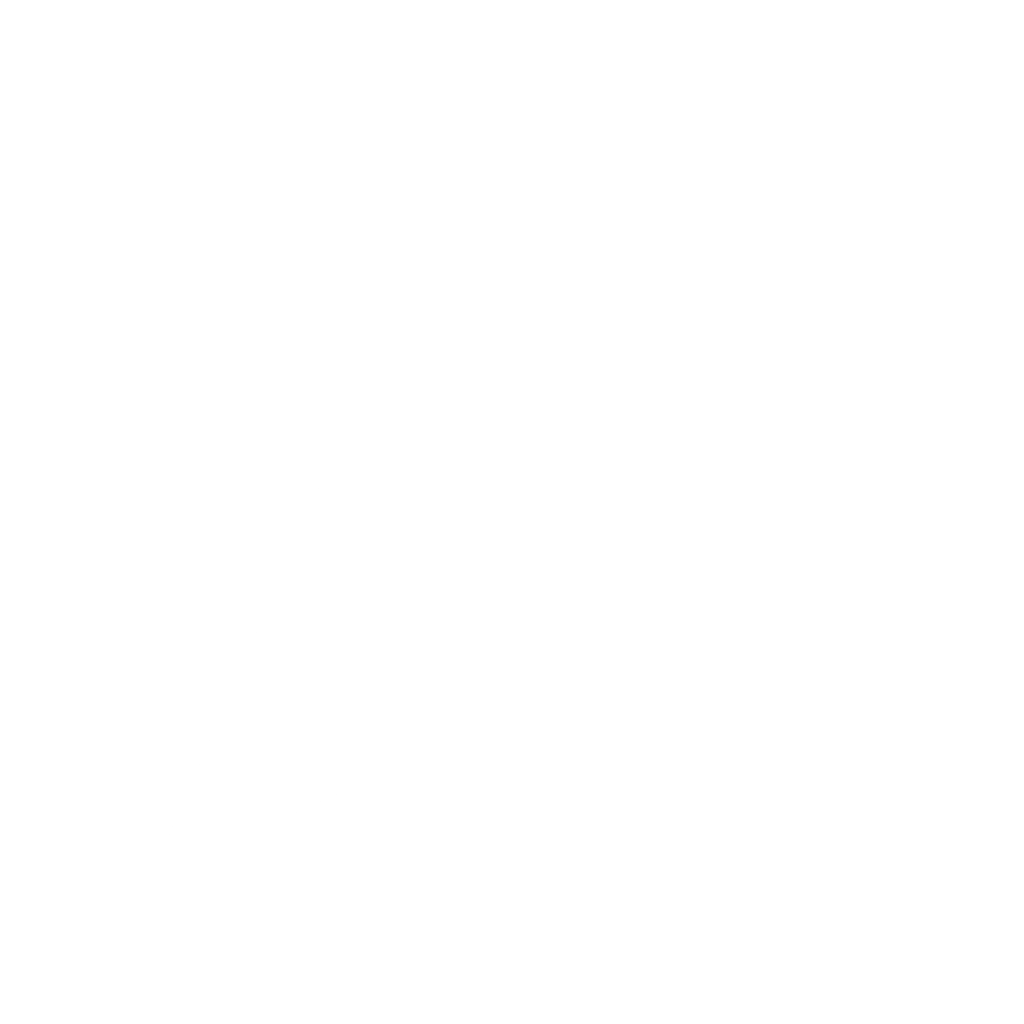
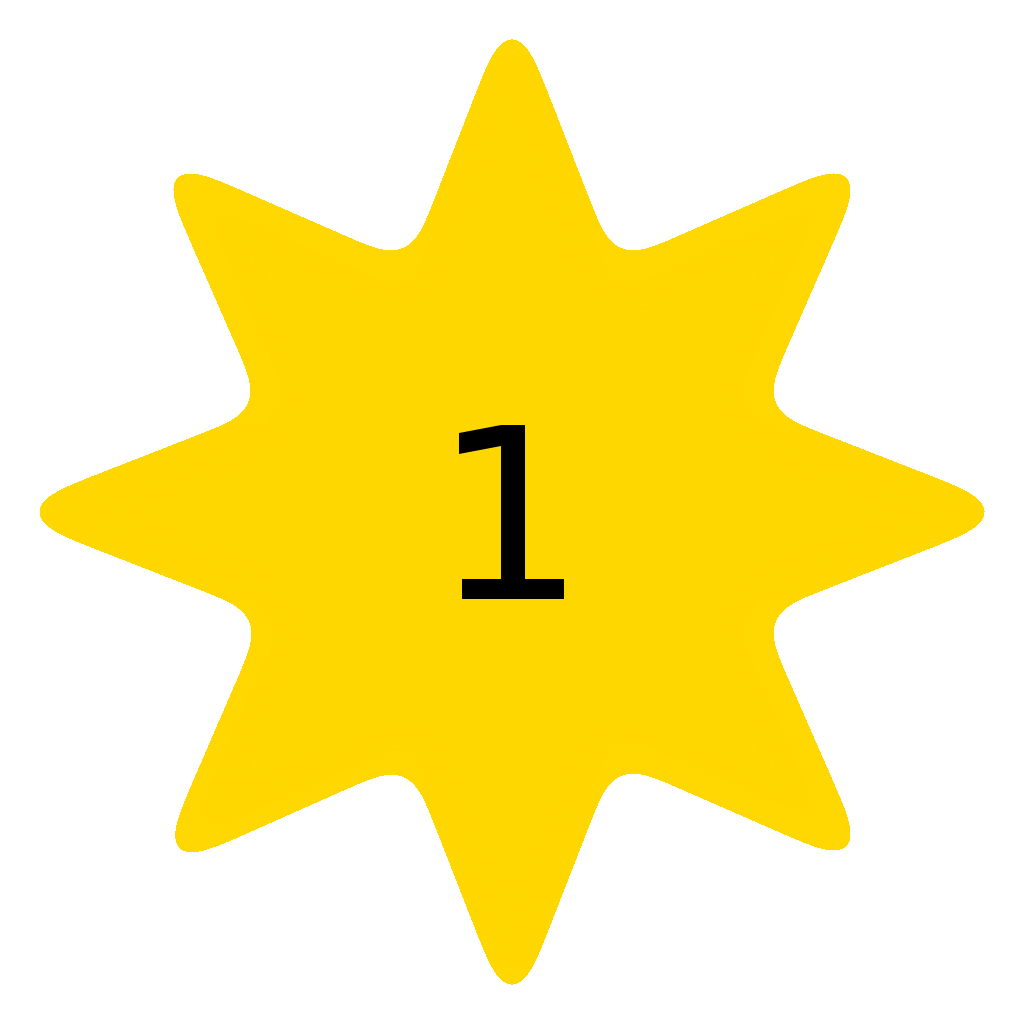
Before/after of a 1024px x 1024px layered artwork. What changed in the layer stack:
removed layer "Layer copy #2" over left=370, top=370, right=875, bottom=875
removed layer "Layer copy #1" over left=511, top=312, right=985, bottom=712
removed layer "Layer copy" over left=370, top=149, right=875, bottom=654
removed layer "Layer copy #3" over left=312, top=511, right=712, bottom=985
removed layer "Layer copy #4" over left=151, top=371, right=656, bottom=877
removed layer "Layer copy #5" over left=40, top=312, right=513, bottom=712
removed layer "Layer copy #6" over left=149, top=149, right=654, bottom=654
added layer "1" above "10" over left=459, top=425, right=564, bottom=599
painted on "Layer" over left=40, top=39, right=985, bottom=985
